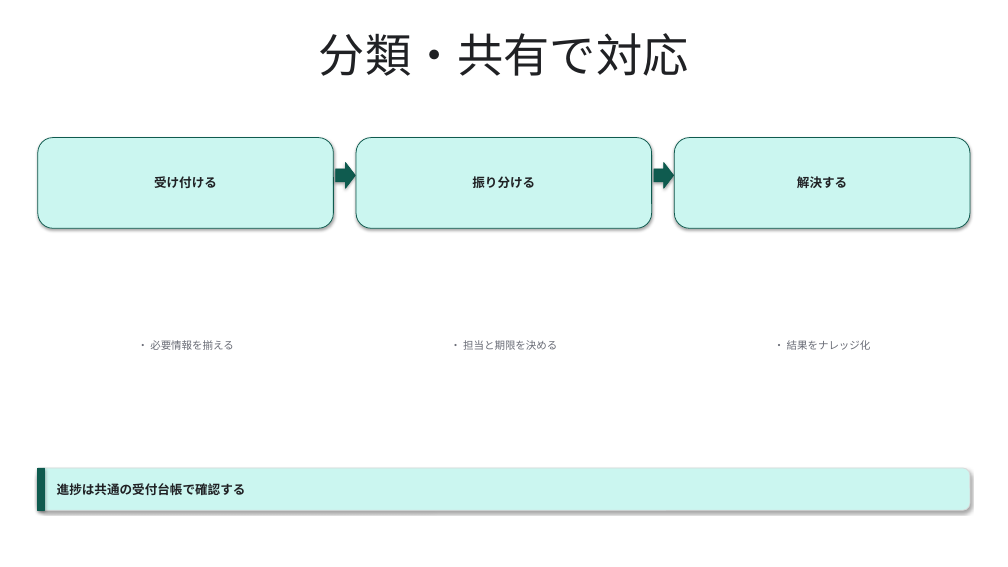
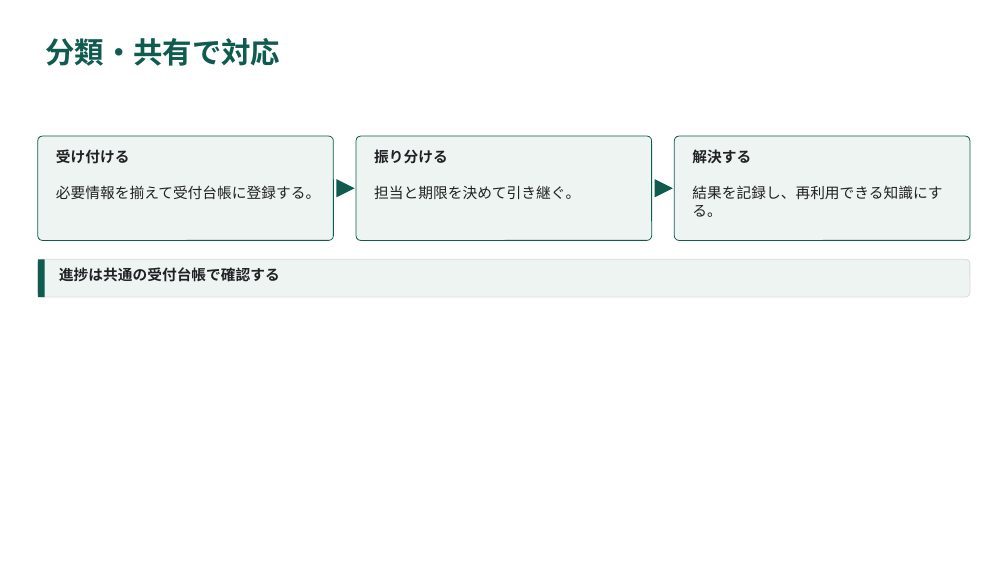
Before and after one commit to YHirano7/Artifacts, a slide deck: slide 9 of skills/pptx-deck/examples/component-gallery/component-gallery.pptx. Drawn at 1008x567 pixels with LibreOffice and Linux fonts; fonts in the diff are those of the drawing. Boxes give left, top, right and bottom in pixels: in the first picture for what was removed or moved away, otherwise in the second. Text is boxed around its words. In the diff, an @@ line names an element or a change of style, - is before the commit and + after.

```diff
--- a/skills/pptx-deck/examples/component-gallery/component-gallery.pptx
+++ b/skills/pptx-deck/examples/component-gallery/component-gallery.pptx
@@ title "分類・共有で対応": place and size @@
-title "分類・共有で対応" at (319, 33, 689, 76)
+title "分類・共有で対応" at (45, 38, 280, 66)
@@ title "分類・共有で対応" at (45, 38, 280, 66): size 44 to 28 pt, text colour #202124 to #0F5B4F, bold on; alignment centre to left @@
@@ rounded rectangle added at (38, 136, 333, 240), fill #EEF4F2, outline #0F5B4F 0.75 pt @@
@@ text "受け付ける": place and size @@
-text "受け付ける" at (38, 138, 333, 228)
+text "受け付ける" at (56, 149, 130, 164)
@@ rounded rectangle added at (356, 136, 652, 240), fill #EEF4F2, outline #0F5B4F 0.75 pt @@
@@ size 12 to 14 pt; alignment centre to left; vertical alignment middle to top; fill #CBF6F0 to none; outline #0F5B4F 0.75 pt to none; shadow off in 3 elements at (692, 149, 751, 164), (56, 149, 130, 164), (374, 149, 448, 163) @@
@@ text "振り分ける": place and size @@
-text "振り分ける" at (356, 138, 652, 228)
+text "振り分ける" at (374, 149, 448, 163)
@@ rounded rectangle added at (675, 136, 970, 240), fill #EEF4F2, outline #0F5B4F 0.75 pt @@
@@ text "解決する": place and size @@
-text "解決する" at (675, 138, 970, 228)
+text "解決する" at (692, 149, 751, 164)
@@ vertical alignment middle to top in 3 elements at (692, 185, 942, 217), (374, 185, 580, 199), (56, 185, 320, 199) @@
@@ right arrow removed at (336, 163, 355, 188) @@
@@ triangle added at (337, 179, 355, 197), fill #0F5B4F @@
@@ right arrow removed at (654, 163, 674, 188) @@
@@ triangle added at (655, 179, 673, 197), fill #0F5B4F @@
@@ text at (56, 185, 320, 199): text changed; size 10 to 14 pt; text colour #696C76 to #202124 @@
-• 必要情報を揃える
+必要情報を揃えて受付台帳に登録する。
@@ text at (374, 185, 580, 199): text changed; size 10 to 14 pt; text colour #696C76 to #202124 @@
-• 担当と期限を決める
+担当と期限を決めて引き継ぐ。
@@ text at (692, 185, 942, 217): text changed; size 10 to 14 pt; text colour #696C76 to #202124 @@
-• 結果をナレッジ化
+結果を記録し、再利用できる知識にする。
@@ rounded rectangle added at (38, 259, 970, 297), fill #EEF4F2, outline #D9D9D9 0.75 pt @@
@@ rectangle added at (38, 259, 45, 297), fill #0F5B4F @@
@@ text "進捗は共通の受付台帳で確認する": place and size @@
-text "進捗は共通の受付台帳で確認する" at (57, 483, 246, 495)
+text "進捗は共通の受付台帳で確認する" at (59, 267, 280, 282)
@@ text "進捗は共通の受付台帳で確認する" at (59, 267, 280, 282): size 12 to 14 pt; vertical alignment middle to top @@
@@ rounded rectangle removed at (38, 468, 970, 510) @@
@@ rectangle removed at (38, 468, 45, 510) @@
```
Also in this commit, not shown: 21 other slides changed, 41 other files.
